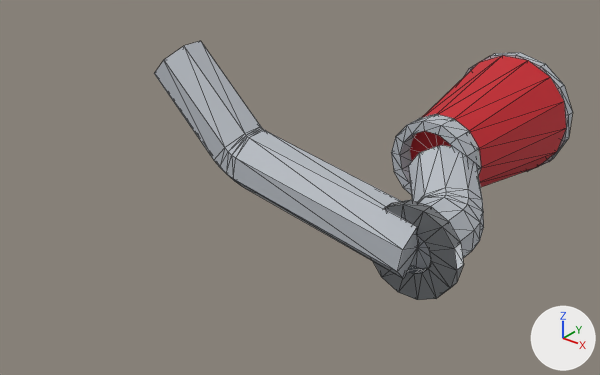
One commit to the glTF model assets/parts/intake/intake_filter_street/vortex_r.glb: the scene before it, then after it.
The view is the same before and after, from a 50 mm camera at (0.63, -0.584, 0.262) aimed at (0.173, -0.013, -0.092). The lights are fixed; the arrows at lower right show +X, +Y and +Z. The picture after the commit comes second. Mesh edges are drawn as thin lines. Vertices at exactly the same position are counted once.

The scene before the commit, as lines of its bpy script (objects in view):
```python
me_model = bpy.data.meshes.new('model')
me_model.from_pydata(...)  # 282 vertices, 552 faces; spans x -1.0..1.0, y -0.88..0.88, z -0.51..0.51
# faces by material slot: [112, 440]
me_model.materials.append(mat_raw_metal)  # grey #a3a7ab
me_model.materials.append(mat_car_atlas)  # picture img_car_atlas
ob_model = bpy.data.objects.new('model', me_model)
ob_model.parent = ob_intake_filter_street
ob_model.location = (0.164, 0.131, -0.0722)
ob_model.scale = (0.184, 0.184, 0.184)
```
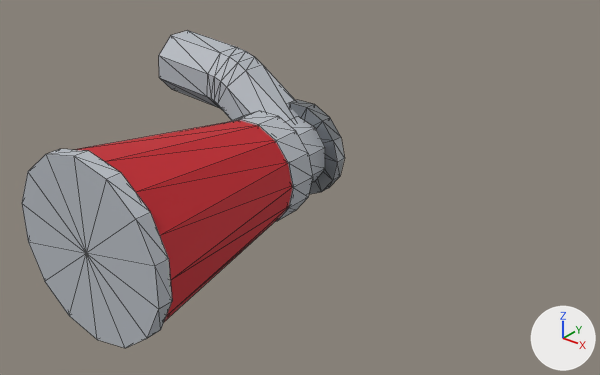
Boxes [x1, y1, x2, y2] around the edits, measured in the pictures (600 x 375 px; the box of a moved part takes in the faces that stretch with it):
'model', reshaped, moved, rescaled (23% narrower, 22% taller): before [154, 41, 573, 300]; after [22, 31, 344, 348]
part 1 of me_model, moved or reshaped: before [373, 200, 464, 300]; after [288, 100, 344, 194]
part 2 of me_model, moved or reshaped: before [410, 52, 573, 187]; after [22, 120, 292, 348]
part 3 of me_model, moved or reshaped: before [391, 114, 481, 195]; after [230, 111, 313, 221]
part 4 of me_model, moved or reshaped: before [154, 41, 484, 279]; after [159, 31, 325, 183]

Patch to the scene script:
```diff
--- a/assets/parts/intake/intake_filter_street/vortex_r.glb.py
+++ b/assets/parts/intake/intake_filter_street/vortex_r.glb.py
@@ me_model @@
 # used by ob_model
-me_model.from_pydata(...)  # 282 vertices, 552 faces; spans x -1.0..1.0, y -0.88..0.88, z -0.51..0.51
+me_model.from_pydata(...)  # 282 vertices, 552 faces; spans x -0.88..0.88, y -1.0..1.0, z -0.48..0.48
+# me_model part 1: the loose piece of 56 vertices spanning x 0.49..1.0, y -0.78..-0.71, z -0.51..-0.01 is turned 180 degrees about the z axis through its middle and scaled by 1.14, then moved by (-0.61, 1.6, 0.07)
+# me_model part 2: the loose piece of 59 vertices spanning x 0.09..0.85, y -0.06..0.88, z -0.46..0.32 is turned 180 degrees about the z axis through its middle and scaled by 1.14, then moved by (-0.03, -0.87, 0.1)
+# me_model part 3: the loose piece of 56 vertices spanning x 0.22..0.72, y -0.17..-0.03, z -0.31..0.17 is turned 180 degrees about the z axis through its middle and scaled by 1.14, then moved by (-0.03, 0.22, 0.1)
+# me_model part 4: 111 of 282 vertices moved; they spanned x -1.0..0.92, y -0.88..0.01, z -0.45..0.51 and now span x -0.88..0.56, y -0.02..1.0, z -0.41..0.37; mean shift (-0.32, 1.16, 0.08); largest move (0.92, -0.71, -0.2) -> (-0.08, 0.82, -0.12)
 me_model.materials.append(mat_raw_metal)
@@ ob_model @@
 ob_model.parent = ob_intake_filter_street
-ob_model.location = (0.164, 0.131, -0.0722)
-ob_model.scale = (0.184, 0.184, 0.184)
+ob_model.location = (0.139, -0.131, -0.0297)
+ob_model.scale = (0.161, 0.161, 0.161)
```
